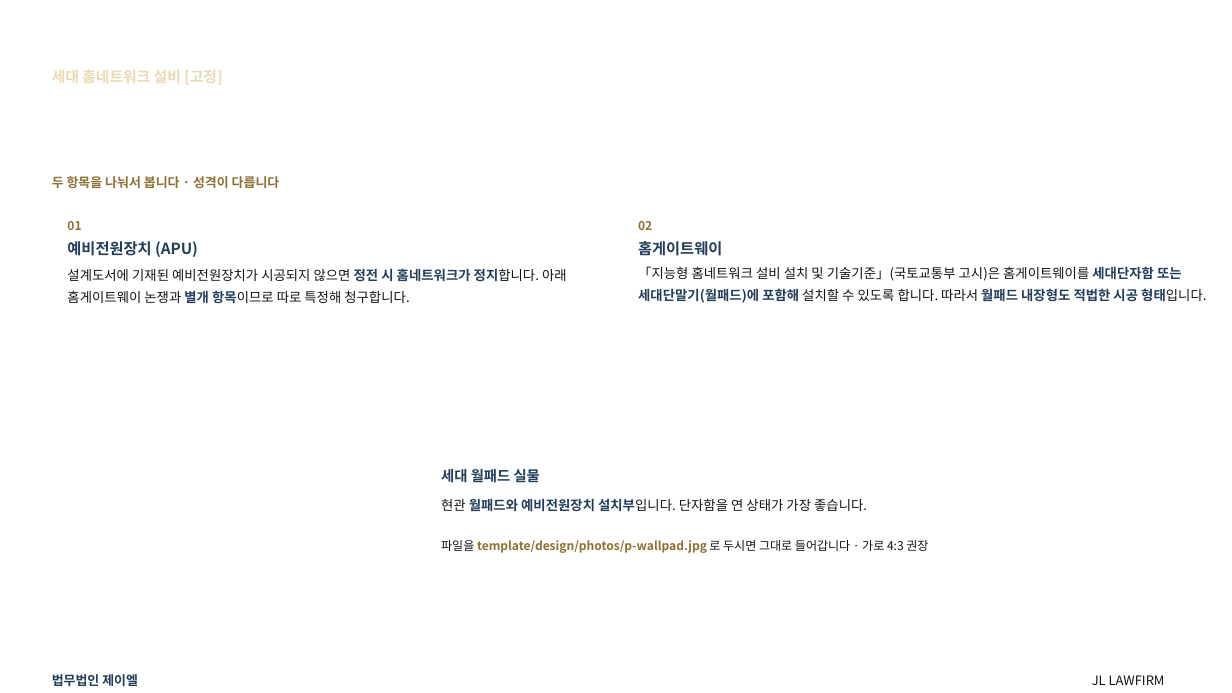
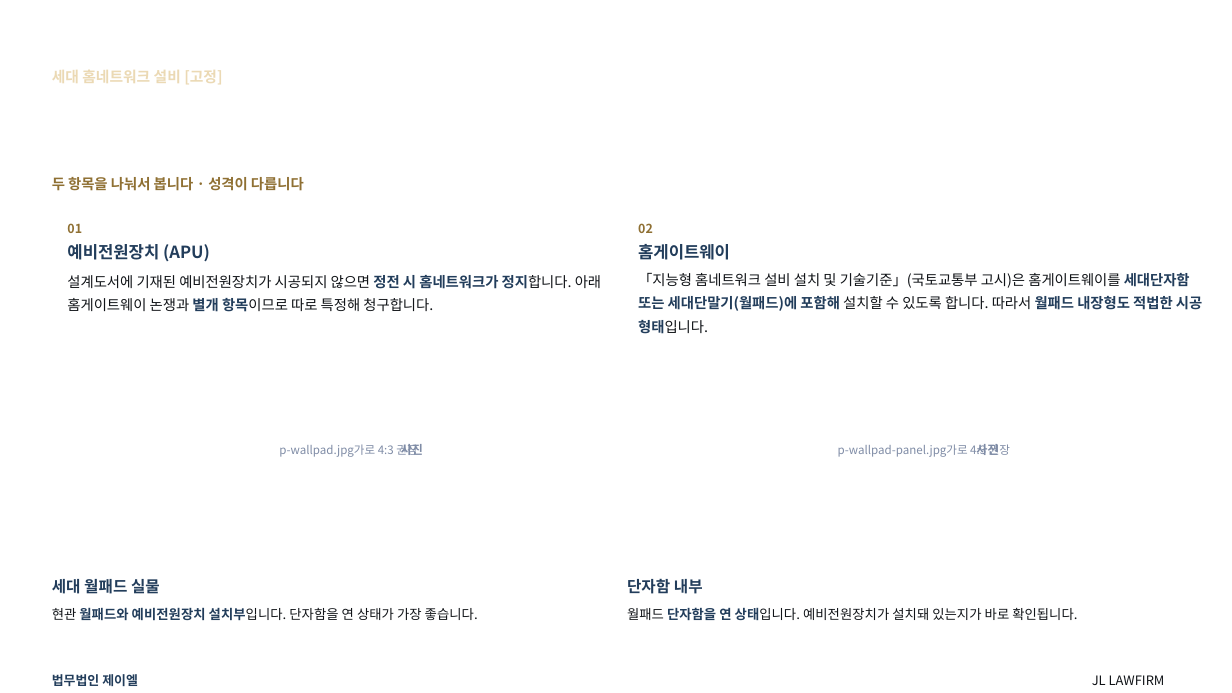
Before and after one commit to kingjin77-rgb/jl-magazine, a slide deck: slide 54 of template/design/preview/JL_하자소송_기본제안서.pptx (slide 52 before the commit). Drawn at 1232x693 pixels with LibreOffice and Linux fonts; fonts in the diff are those of the drawing; background and template pictures are left out. Boxes give left, top, right and bottom in pixels: in the first picture for what was removed or moved away, otherwise in the second. Text is boxed around its words. In the diff, an @@ line names an element or a change of style, - is before the commit and + after.

```diff
--- a/template/design/preview/JL_하자소송_기본제안서.pptx
+++ b/template/design/preview/JL_하자소송_기본제안서.pptx
@@ text "두 항목을 나눠서 봅니다 · ..." at [52,177,304,191]: size 10.1 to 11.2 pt; line spacing 14.1pt to 15.6pt @@
@@ text "01" at [67,223,82,233]: size 9.4 to 9.7 pt; line spacing 13.1pt to 13.6pt @@
@@ text "예비전원장치 (APU)" at [67,244,210,262]: size 11.9 to 13 pt; line spacing 16.6pt to 18.1pt @@
@@ text "02" at [638,223,653,233]: size 9.4 to 9.7 pt; line spacing 13.1pt to 13.6pt @@
@@ text "홈게이트웨이" at [638,244,730,260]: size 11.9 to 13 pt; line spacing 16.6pt to 18.1pt @@
@@ text "설계도서에 기재된 예비전원장치가 시공되지 않으면 ..." at [67,275,601,312]: size 10.4 to 11.2 pt; line spacing 16.9pt to 18.1pt @@
@@ text "「지능형 홈네트워크 설비 설치 및 ..." at [638,273,1202,334]: size 10.4 to 11.2 pt; line spacing 16.9pt to 18.1pt @@
@@ text added at [279,444,417,457], 9 pt, text #7F8CA6 @@
+p-wallpad.jpg가로 4:3 권장
@@ text added at [401,444,423,455], 9.4 pt, text #7F8CA6, bold @@
+사진
@@ text added at [838,444,1010,457], 9 pt, text #7F8CA6 @@
+p-wallpad-panel.jpg가로 4:3 권장
@@ text added at [976,444,998,455], 9.4 pt, text #7F8CA6, bold @@
+사진
@@ text removed at [441,540,928,553] @@
-파일을 template/design/photos/p-wallpad.jpg 로 두시면 그대로 들어갑니다 · 가로 4:3 권장
@@ text "세대 월패드 실물": place and size @@
-text "세대 월패드 실물" at [441,469,540,483]
+text "세대 월패드 실물" at [52,579,160,594]
@@ text "세대 월패드 실물" at [52,579,160,594]: size 11.2 to 12.2 pt; line spacing 15.6pt to 17.1pt @@
@@ text added at [627,578,703,594], 12.2 pt, text #223D5B, bold @@
+단자함 내부
@@ text "현관 월패드와 예비전원장치 설치부입니다. 단자함을 ...": place and size @@
-text "현관 월패드와 예비전원장치 설치부입니다. 단자함을 ..." at [441,498,867,512]
+text "현관 월패드와 예비전원장치 설치부입니다. 단자함을 ..." at [52,607,478,621]
@@ text "현관 월패드와 예비전원장치 설치부입니다. 단자함을 ..." at [52,607,478,621]: line spacing 17.7pt to 17.2pt @@
@@ text added at [627,607,1077,620], 10.4 pt, text #111418 @@
+월패드 단자함을 연 상태입니다. 예비전원장치가 설치돼 있는지가 바로 확인됩니다.
```
Also in this commit, not shown: 81 other slides changed, 4 slides added, 2 other files.
